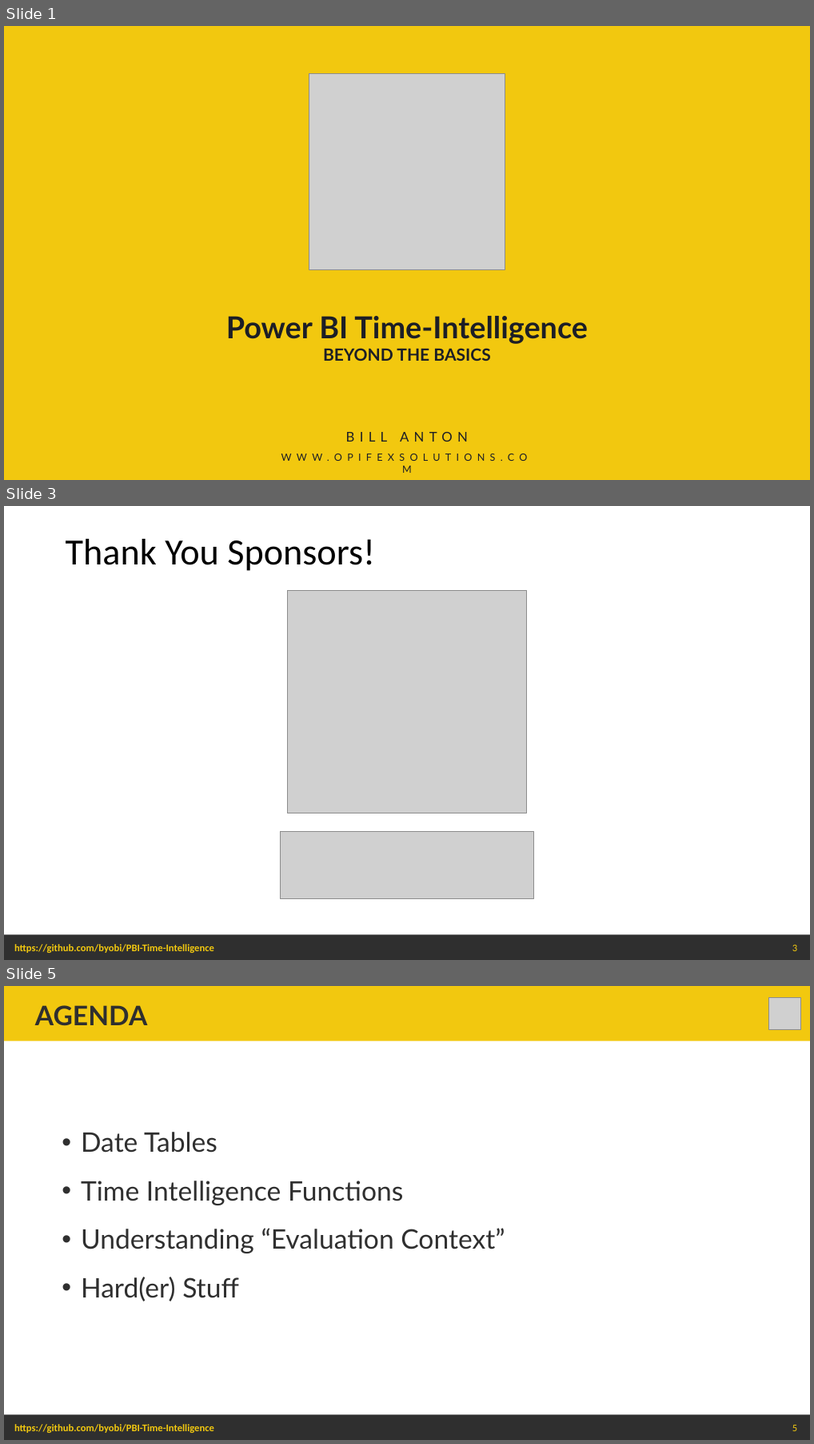
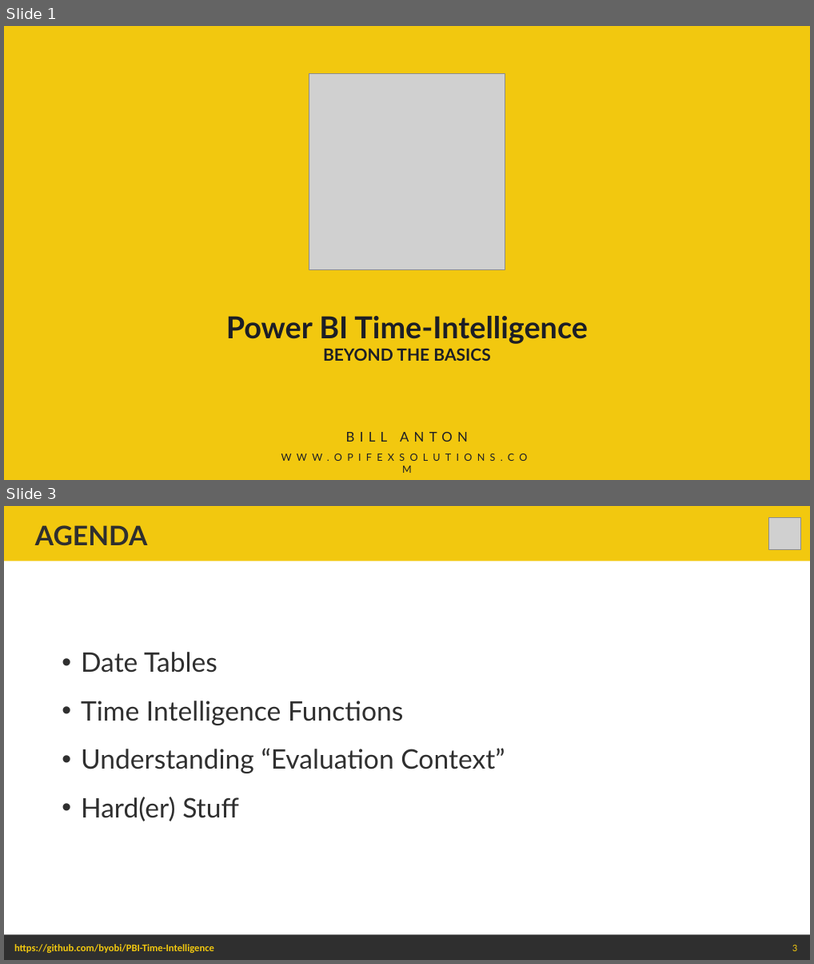
Before and after one commit to byobi/PBI-Time-Intelligence, a slide deck: Power BI Time Intelligence - Beyond the Basics.pptx. Shown one above the other, each under a label of ours: slides 1, 3 and 5 before the commit, slides 1 and 3 after it; the slides between them are not shown. The pictures are 814x1444 and 814x964 pixels, drawn with LibreOffice and Linux fonts; fonts in the diff are those of the drawing; grey boxes stand for pictures. Boxes give left, top, right and bottom in pixels: in the first picture for what was removed or moved away, otherwise in the second. Text is boxed around its words. In the diff, an @@ line names an element or a change of style, - is before the commit and + after.

```diff
--- a/Power BI Time Intelligence - Beyond the Basics.pptx
+++ b/Power BI Time Intelligence - Beyond the Basics.pptx
@@ slide 3 removed at [4, 506, 810, 960], background #FFFFFF; not listed: 3 template elements that a slide beside it also shows @@
@@ title removed at [66, 539, 375, 571] @@
-Thank You Sponsors!
@@ picture removed at [287, 591, 526, 813] @@
@@ picture removed at [281, 832, 534, 898] @@
@@ what was slide 5 is now slide 3 @@
```
Also in this commit, not shown: 5 slides changed, 4 slides added, 1 other slide removed.
